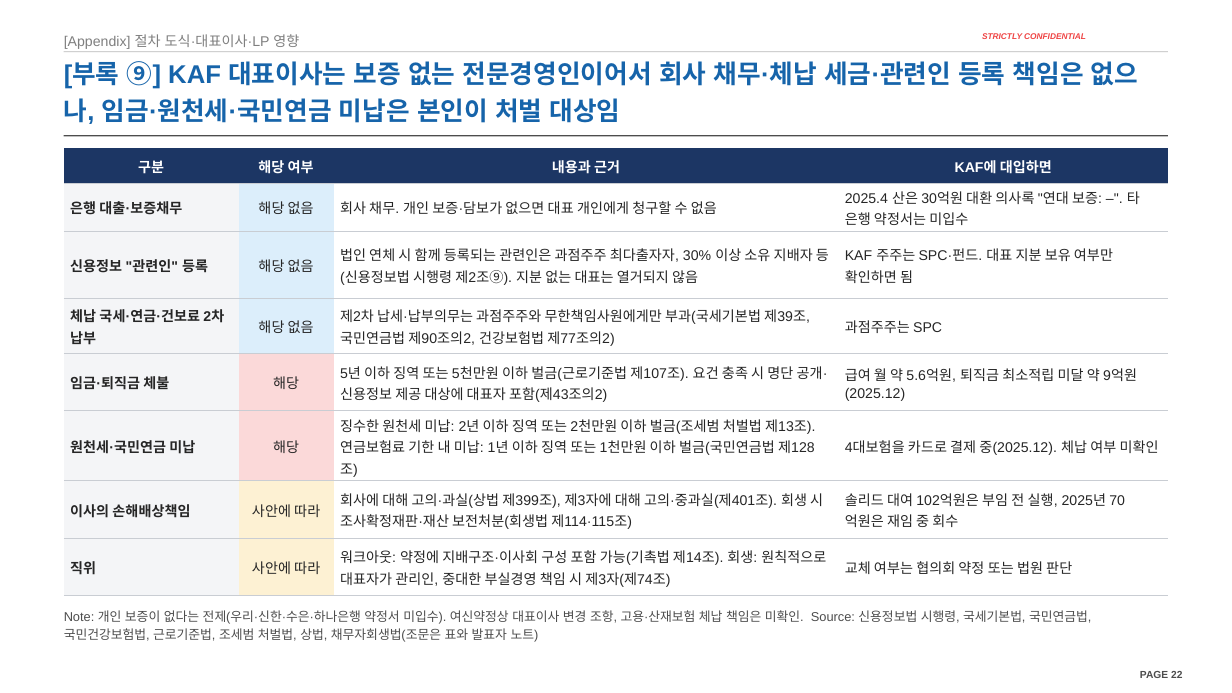
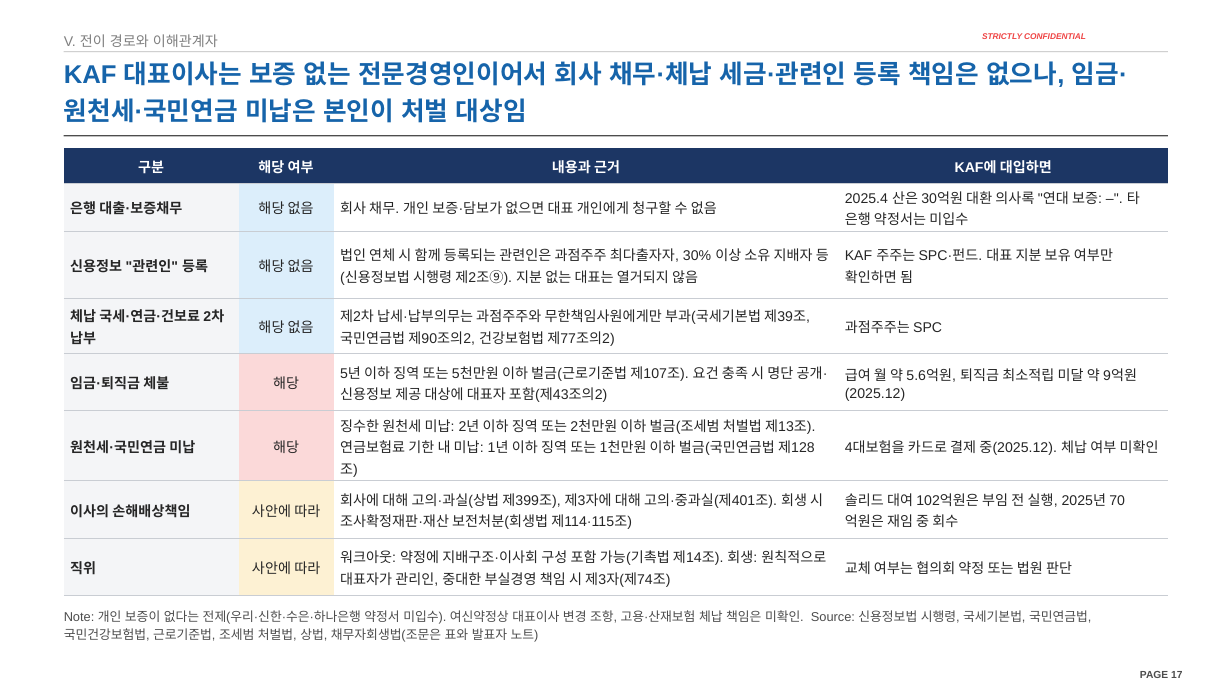
Before and after one commit to jogyesung/GS-Secretary, a slide deck: slide 17 of outputs/CIP_KAF_솔리드_자금조달차질_시나리오_20261118.pptx (slide 22 before the commit). Drawn at 1232x693 pixels with LibreOffice and Linux fonts; fonts in the diff are those of the drawing; background and template pictures are left out. Boxes give left, top, right and bottom in pixels: in the first picture for what was removed or moved away, otherwise in the second. Text is boxed around its words. In the diff, an @@ line names an element or a change of style, - is before the commit and + after.

```diff
--- a/outputs/CIP_KAF_솔리드_자금조달차질_시나리오_20261118.pptx
+++ b/outputs/CIP_KAF_솔리드_자금조달차질_시나리오_20261118.pptx
@@ text at <box>64,34,218,47</box>: text changed @@
-[Appendix] 절차 도식·대표이사·LP 영향
+V. 전이 경로와 이해관계자
@@ title at <box>64,61,1128,123</box>: text changed @@
-[부록 ⑨] KAF 대표이사는 보증 없는 전문경영인이어서 회사 채무·체납 세금·관련인 등록 책임은 없으나, 임금·원천세·국민연금 미납은 본인이 처벌 대상임
+KAF 대표이사는 보증 없는 전문경영인이어서 회사 채무·체납 세금·관련인 등록 책임은 없으나, 임금·원천세·국민연금 미납은 본인이 처벌 대상임
@@ page number at <box>1140,671,1182,678</box>: text changed @@
-PAGE 22
+PAGE 17
```
Also in this commit, not shown: 7 other slides changed, 2 slides added, 1 other file.
